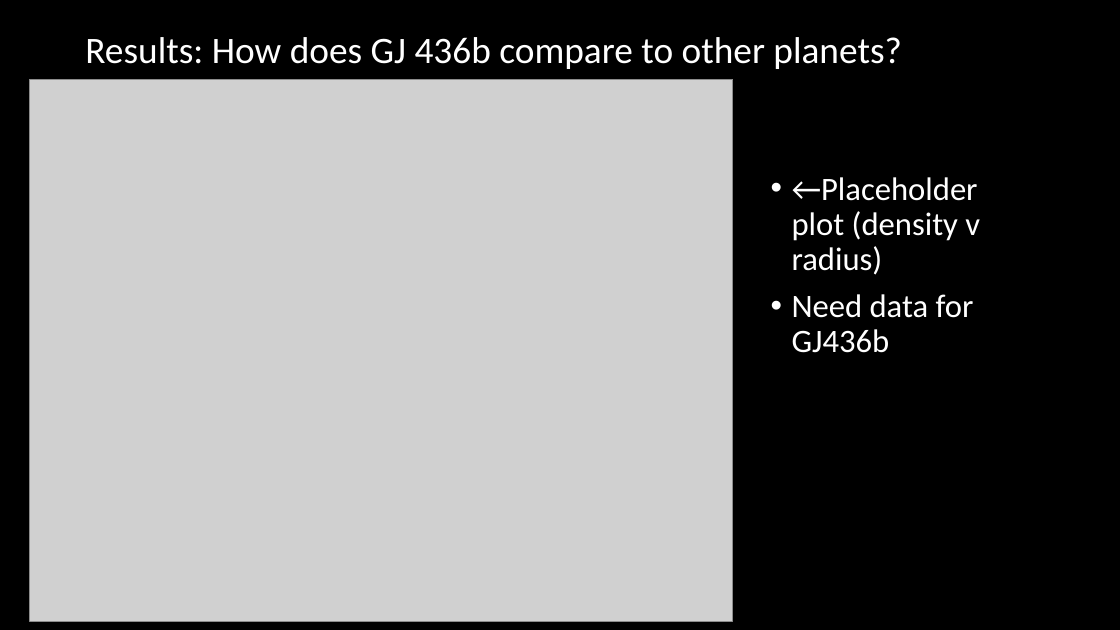
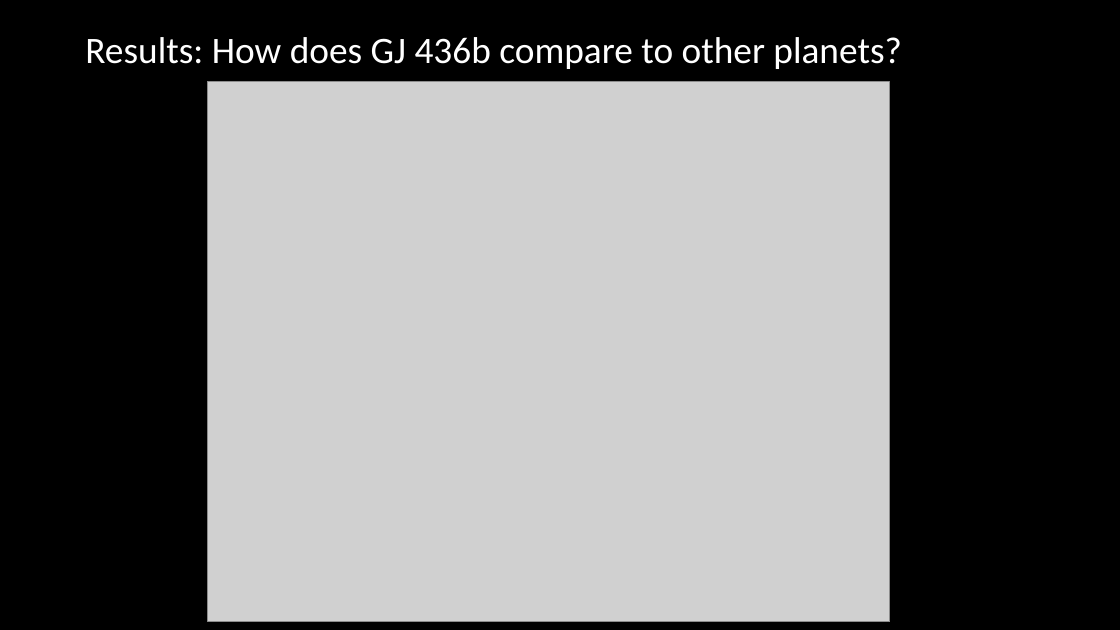
Before and after one commit to karishseebaluck/Astron_5205, a slide deck: slide 7 of Project_2/AstroProject2_SlideDeck.pptx. Drawn at 1120x630 pixels with LibreOffice and Linux fonts; fonts in the diff are those of the drawing; grey boxes stand for pictures. Boxes give left, top, right and bottom in pixels: in the first picture for what was removed or moved away, otherwise in the second. Text is boxed around its words. In the diff, an @@ line names an element or a change of style, - is before the commit and + after.

```diff
--- a/Project_2/AstroProject2_SlideDeck.pptx
+++ b/Project_2/AstroProject2_SlideDeck.pptx
@@ picture: place and size @@
-picture at (30,79,734,622)
+picture at (208,82,890,623)
@@ text removed at (792,177,980,353) @@
-• ←Placeholder plot (density v radius)
-• Need data for GJ436b
```
Also in this commit, not shown: 7 other slides changed, 1 slide added, 1 slide removed.
